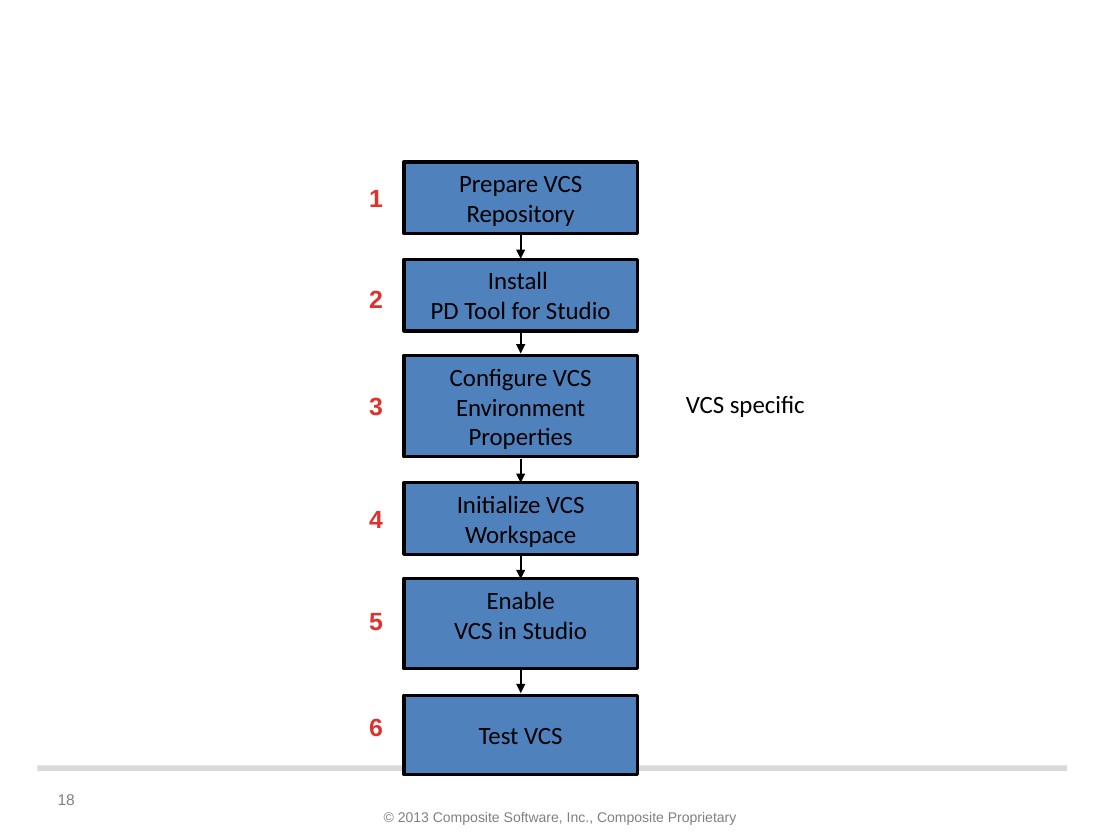
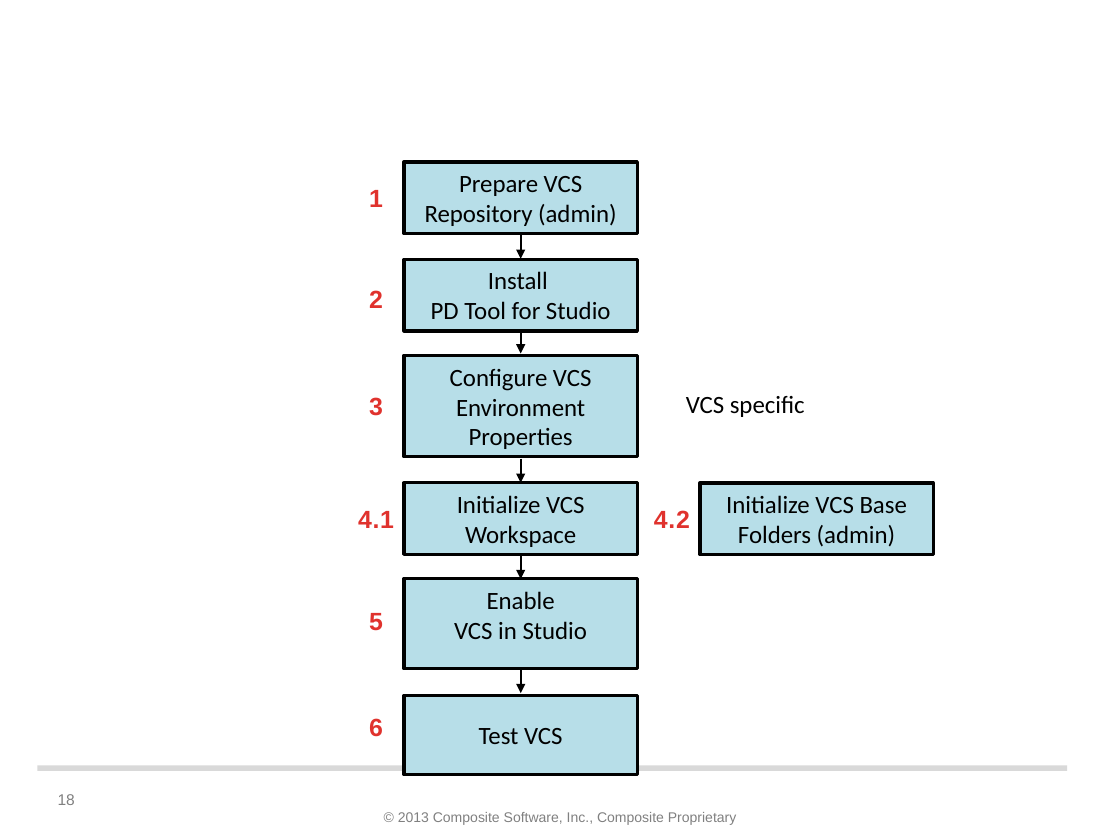
Before and after one commit to dvbu-test/PDToolDocs, a slide deck: slide 18 of docs/PS Promotion and Deployment Tool - v2.0.pptx. Drawn at 1120x840 pixels with LibreOffice and Linux fonts; fonts in the diff are those of the drawing; background and template pictures are left out. Boxes give left, top, right and bottom in pixels: in the first picture for what was removed or moved away, otherwise in the second. Text is boxed around its words. In the diff, an @@ line names an element or a change of style, - is before the commit and + after.

Commit message:
Added the ability to initialize the VCS with the Composite repository base folders and custom CIS folders.  Supported in this release: Subversion, TFS, Perforce.   CVS is not supported.

```diff
--- a/docs/PS Promotion and Deployment Tool - v2.0.pptx
+++ b/docs/PS Promotion and Deployment Tool - v2.0.pptx
@@ fill #4F81BD to #B7DEE8 in 6 elements at bbox=[404, 260, 637, 332], bbox=[404, 355, 637, 457], bbox=[404, 483, 637, 554], bbox=[404, 578, 637, 669], bbox=[404, 696, 637, 775], bbox=[404, 162, 637, 234] @@
@@ text in rectangle at bbox=[425, 176, 617, 226]: text changed @@
-Prepare VCS Repository
+Prepare VCS Repository (admin)
@@ rectangle added at bbox=[700, 483, 933, 554], fill #B7DEE8, outline #000000 2.08 pt, 16 pt, text #000000 @@
+Initialize VCS Base Folders (admin)
@@ text at bbox=[358, 511, 394, 528]: text changed @@
-4
+4.1
@@ text added at bbox=[654, 510, 690, 528], 16 pt, text gradient #E0322D to #A2201C, bold @@
+4.2
```
Also in this commit, not shown: 1 other slide changed, 5 other files.
